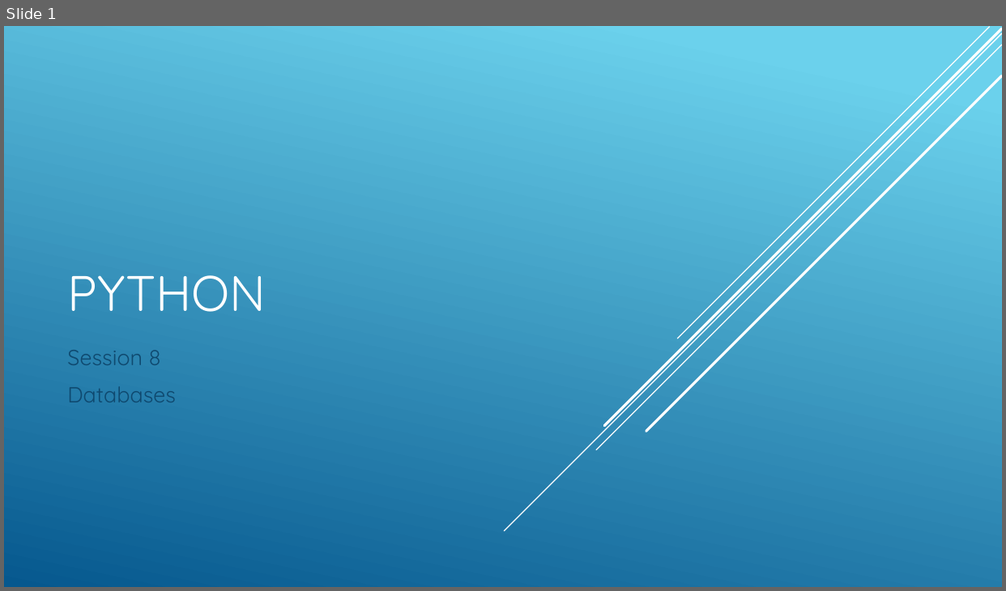
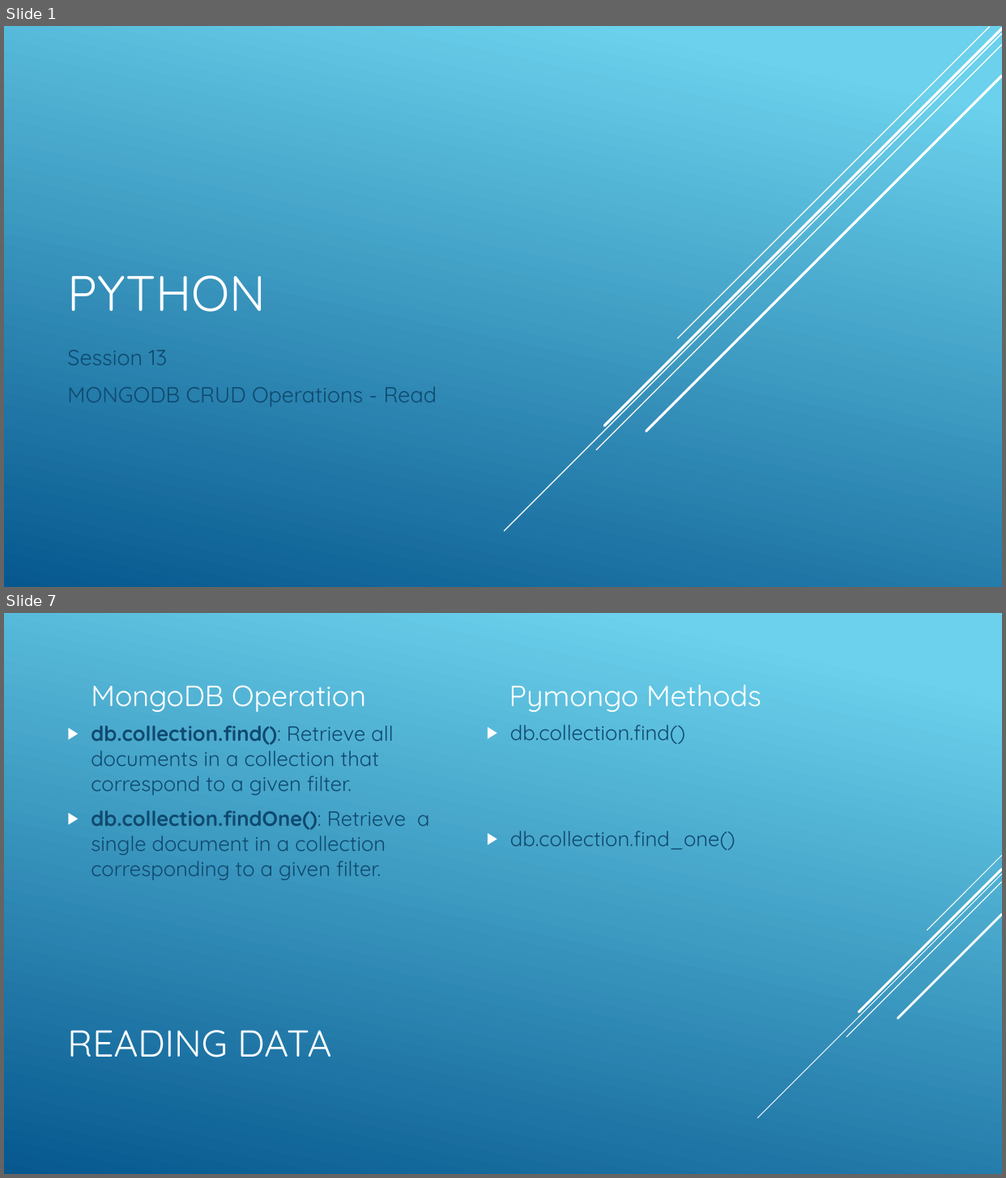
Before and after one commit to cabarca01/PythonDojo, a slide deck: slides/klasse13.pptx. Shown one above the other, each under a label of ours: slide 1 before the commit, slides 1 and 7 after it; the slides between them are not shown. The pictures are 1006x591 and 1006x1178 pixels, drawn with LibreOffice and Linux fonts; fonts in the diff are those of the drawing. Boxes give left, top, right and bottom in pixels: in the first picture for what was removed or moved away, otherwise in the second. Text is boxed around its words. In the diff, an @@ line names an element or a change of style, - is before the commit and + after.

Commit message:
Lesson 13: MongoDB - Read Operations part 1

```diff
--- a/slides/klasse13.pptx
+++ b/slides/klasse13.pptx
@@ slide 7 added at (4,613,1002,1174), background gradient #6ED2EB to #06588E @@
@@ text added at (91,685,366,712), 28 pt, text #FFFFFF @@
+MongoDB Operation
@@ text added at (509,684,761,712), 28 pt, text #FFFFFF @@
+Pymongo Methods
@@ text added at (91,726,429,880), 20 pt, text #0F496F @@
+▶ db.collection.find(): Retrieve all documents in a collection that correspond to a given filter.
+▶ db.collection.findOne(): Retrieve a single document in a collection corresponding to a given filter.
@@ text added at (510,725,735,850), 20 pt, text #0F496F @@
+▶ db.collection.find()
+▶ db.collection.find_one()
@@ group added at (758,855,1002,1118): 5 lines @@
@@ title added at (67,1030,331,1058), 36 pt, text #FFFFFF @@
+READING DATA
@@ slide 1 changed as well @@
@@ subtitle at (67,350,437,407): text changed @@
-Session 8
-Databases
+Session 13
+MONGODB CRUD Operations - Read
```
Also in this commit, not shown: 12 other slides added, 3 slides removed, 14 other files.
